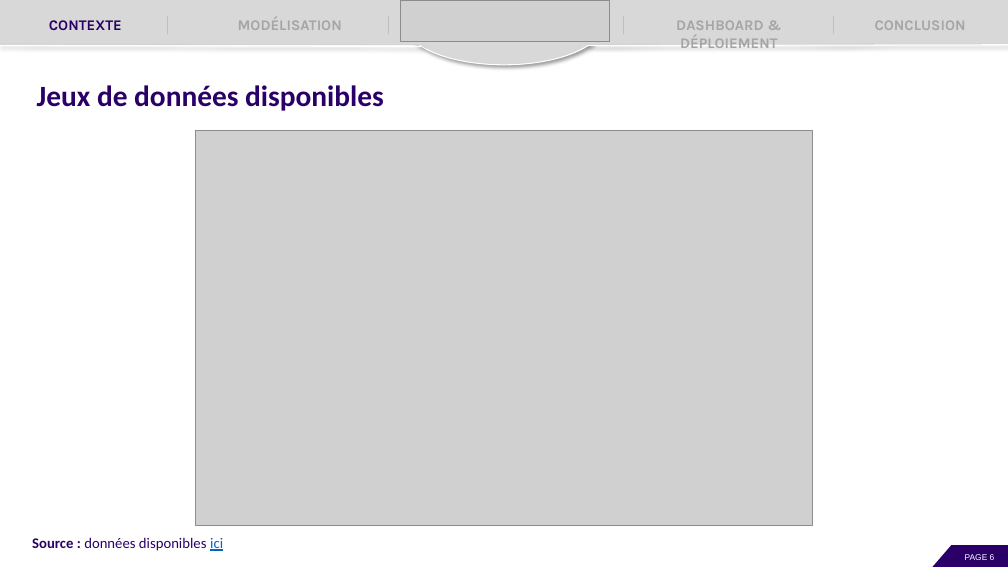
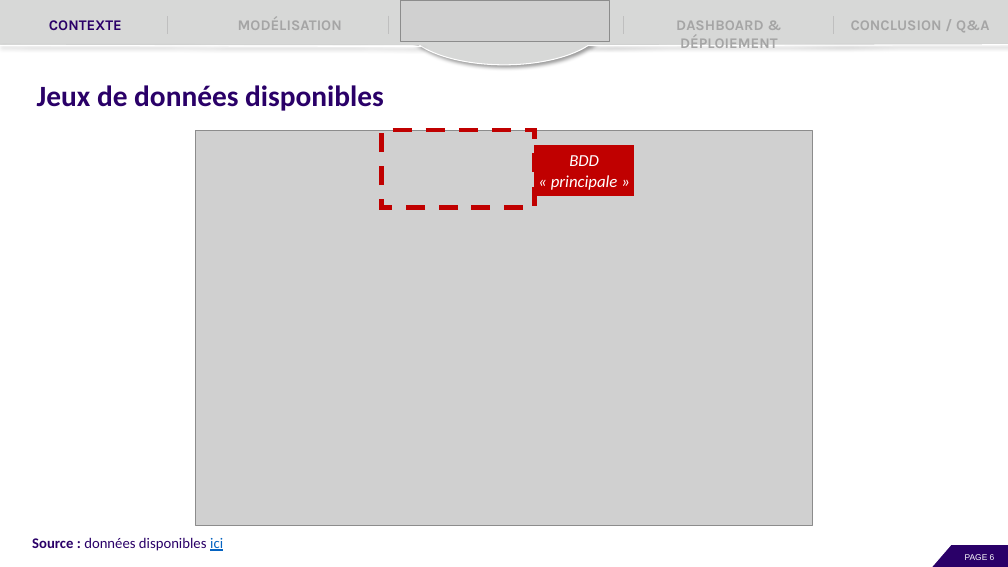
Before and after one commit to EtudiantOC2/implement_scoring_model_v2, a slide deck: slide 6 of evaluation/P7_Presentation.pptx. Drawn at 1008x567 pixels with LibreOffice and Linux fonts; fonts in the diff are those of the drawing; grey boxes stand for pictures. Boxes give left, top, right and bottom in pixels: in the first picture for what was removed or moved away, otherwise in the second. Text is boxed around its words. In the diff, an @@ line names an element or a change of style, - is before the commit and + after.

```diff
--- a/evaluation/P7_Presentation.pptx
+++ b/evaluation/P7_Presentation.pptx
@@ text at (851, 21, 989, 32): text changed @@
-CONCLUSION
+CONCLUSION / Q&A
@@ rectangle added at (382, 130, 535, 208), outline #C00000 4.5 pt dashed @@
@@ rectangle added at (535, 145, 634, 196), fill #C00000, outline #C00000 1 pt, 16 pt, text #FFFFFF, italic @@
+BDD « principale »
```
Also in this commit, not shown: 9 other slides changed, 5 slides added, 2 other files.
